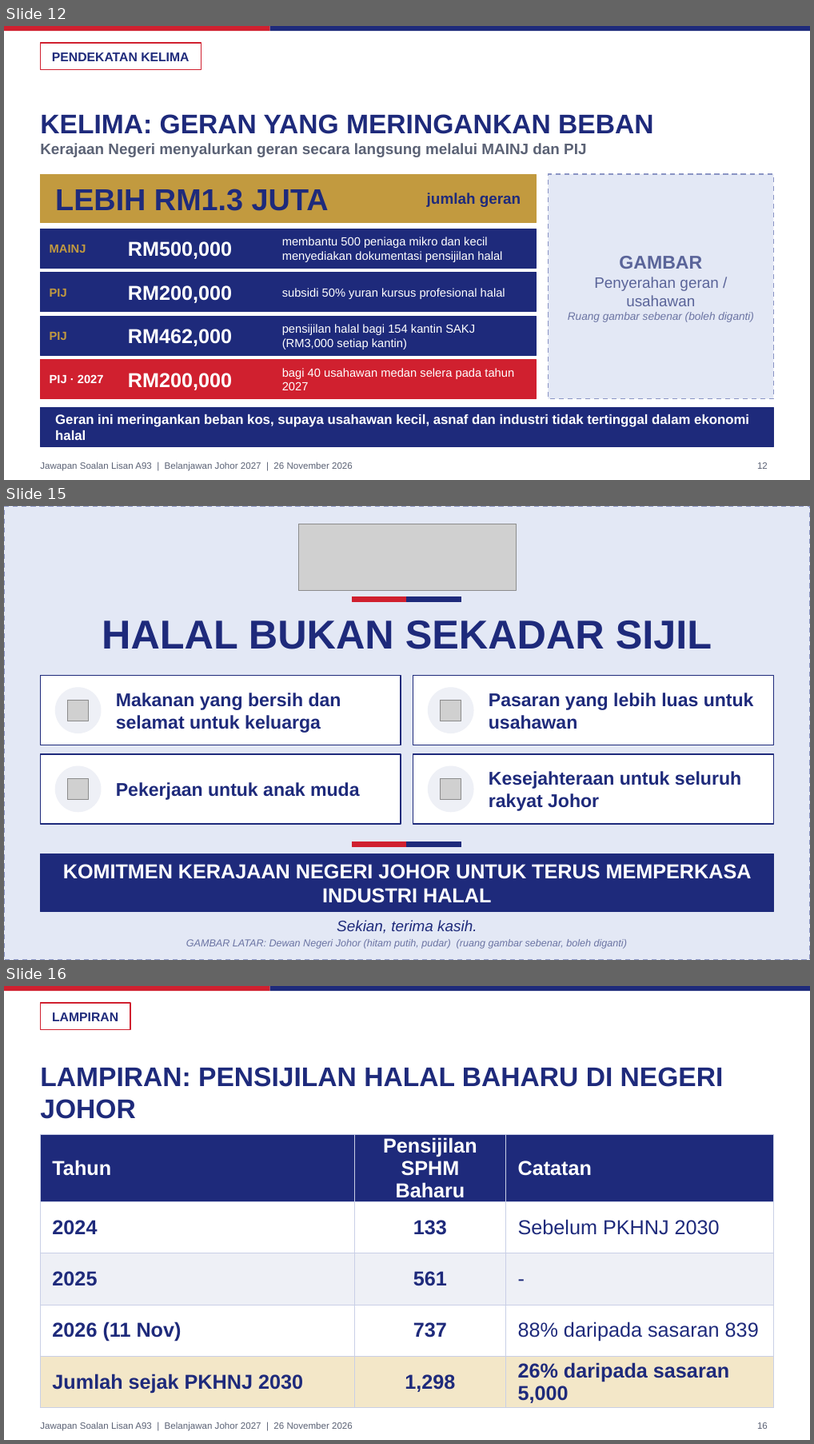
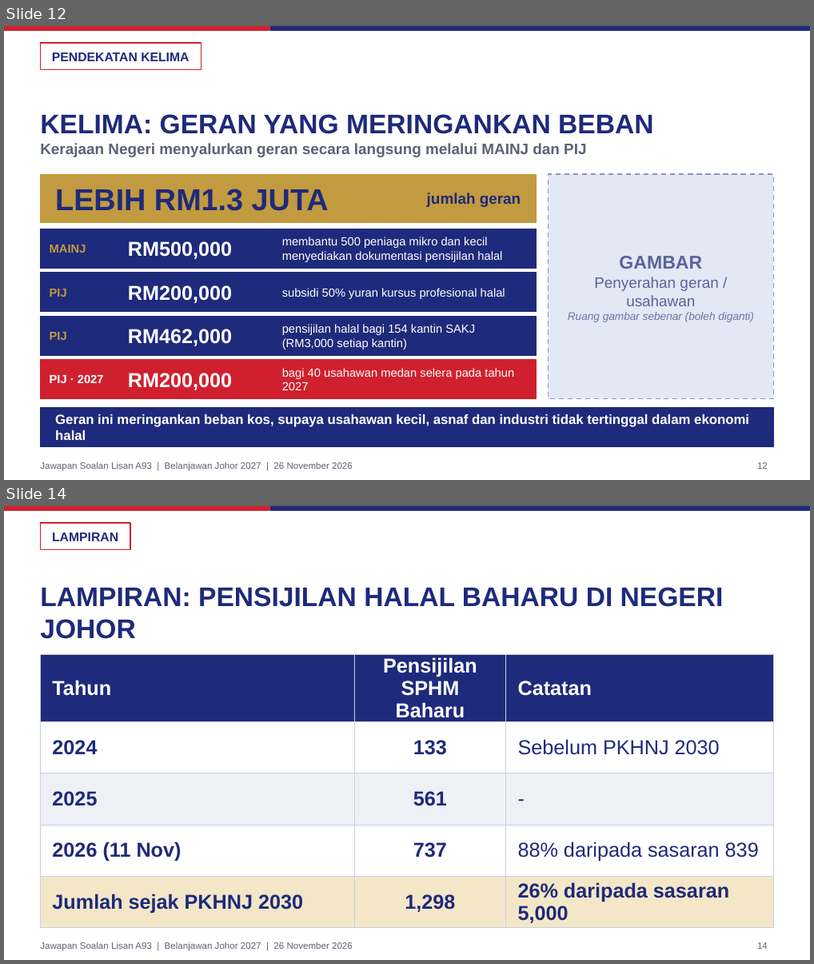
Before and after one commit to nawaljoe/Nawal, a slide deck: slides/A93_Halal_Johor_16x9.pptx. Shown one above the other, each under a label of ours: slides 12, 15 and 16 before the commit, slides 12 and 14 after it; the slides between them are not shown. The pictures are 814x1444 and 814x964 pixels, drawn with LibreOffice and Linux fonts; fonts in the diff are those of the drawing; grey boxes stand for pictures; background and template pictures are left out. Boxes give left, top, right and bottom in pixels: in the first picture for what was removed or moved away, otherwise in the second. Text is boxed around its words. In the diff, an @@ line names an element or a change of style, - is before the commit and + after.

```diff
--- a/slides/A93_Halal_Johor_16x9.pptx
+++ b/slides/A93_Halal_Johor_16x9.pptx
@@ slide 15 removed at bbox=[4, 506, 810, 960], background #FFFFFF @@
@@ rectangle removed at bbox=[4, 506, 810, 960] @@
@@ picture removed at bbox=[298, 524, 516, 590] @@
@@ rectangle removed at bbox=[353, 596, 407, 601] @@
@@ rectangle removed at bbox=[407, 596, 462, 601] @@
@@ text removed at bbox=[102, 620, 712, 649] @@
-HALAL BUKAN SEKADAR SIJIL
@@ rectangle removed at bbox=[40, 676, 401, 745] @@
@@ ellipse removed at bbox=[55, 688, 101, 733] @@
@@ text removed at bbox=[116, 692, 342, 732] @@
-Makanan yang bersih dan selamat untuk keluarga
@@ rectangle removed at bbox=[413, 676, 774, 745] @@
@@ ellipse removed at bbox=[428, 688, 474, 733] @@
@@ text removed at bbox=[489, 692, 754, 729] @@
-Pasaran yang lebih luas untuk usahawan
@@ picture removed at bbox=[67, 700, 89, 720] @@
@@ picture removed at bbox=[440, 700, 462, 720] @@
@@ rectangle removed at bbox=[40, 754, 401, 824] @@
@@ ellipse removed at bbox=[55, 766, 101, 812] @@
@@ rectangle removed at bbox=[413, 754, 774, 824] @@
@@ ellipse removed at bbox=[428, 766, 474, 812] @@
@@ picture removed at bbox=[67, 778, 89, 800] @@
@@ text removed at bbox=[116, 782, 360, 800] @@
-Pekerjaan untuk anak muda
@@ picture removed at bbox=[440, 778, 462, 800] @@
@@ text removed at bbox=[489, 771, 742, 811] @@
-Kesejahteraan untuk seluruh rakyat Johor
@@ rectangle removed at bbox=[40, 854, 774, 912] @@
@@ text removed at bbox=[63, 864, 752, 903] @@
-KOMITMEN KERAJAAN NEGERI JOHOR UNTUK TERUS MEMPERKASA INDUSTRI HALAL
@@ rectangle removed at bbox=[353, 842, 407, 847] @@
@@ rectangle removed at bbox=[407, 842, 462, 847] @@
@@ text removed at bbox=[337, 920, 477, 933] @@
-Sekian, terima kasih.
@@ text removed at bbox=[186, 939, 627, 948] @@
-GAMBAR LATAR: Dewan Negeri Johor (hitam putih, pudar) (ruang gambar sebenar, boleh diganti)
@@ what was slide 16 is now slide 14 @@
@@ page number at bbox=[758, 942, 768, 948]: text changed @@
-16
+14
```
Also in this commit, not shown: 1 slide changed, 1 other slide removed, 4 other files.
